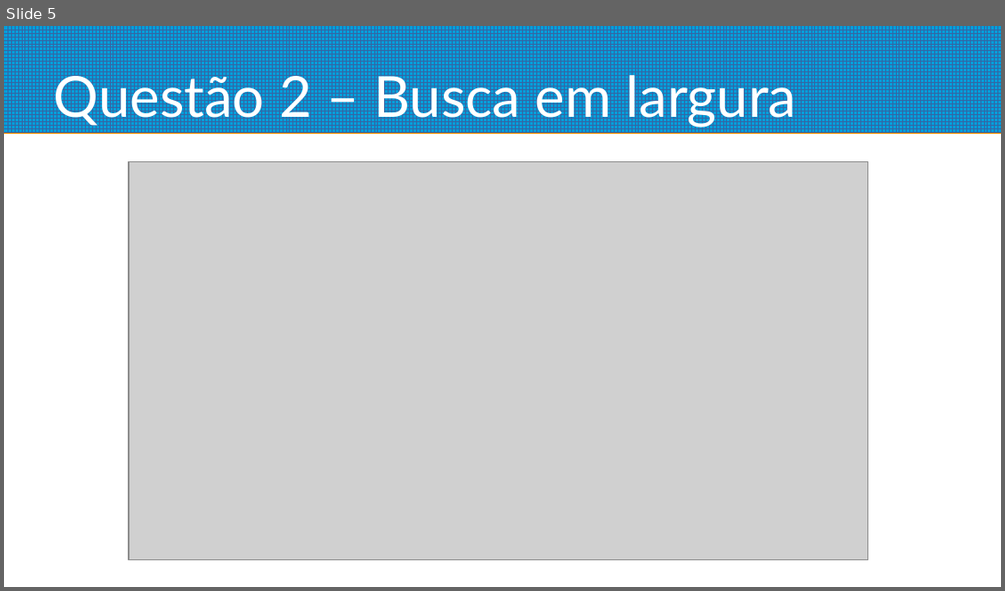
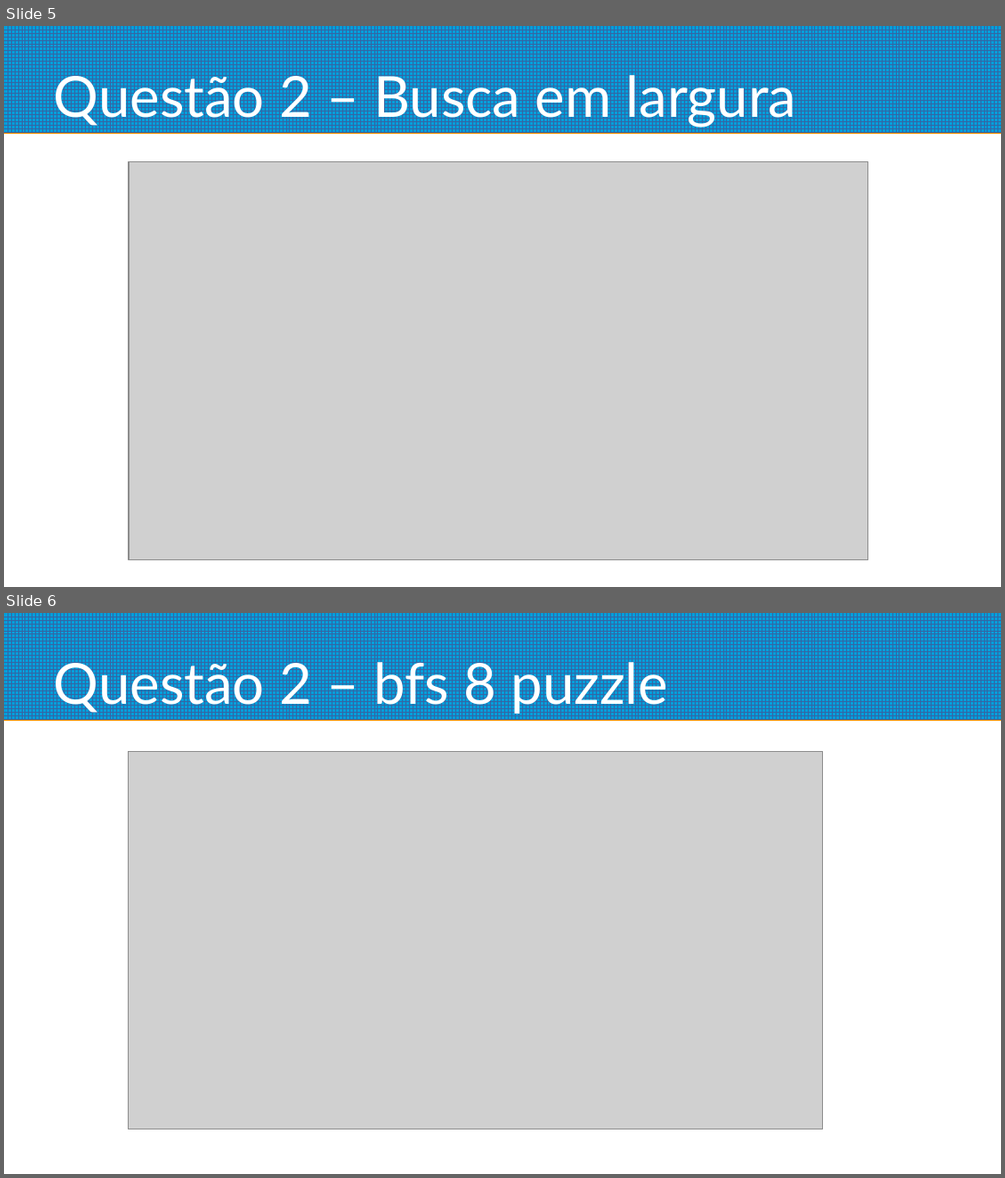
Before and after one commit to krugerleo/cs188, a slide deck: project1/apresentacao.odp. Shown one above the other, each under a label of ours: slide 5 before the commit, slides 5 and 6 after it. The pictures are 1005x591 and 1005x1178 pixels, drawn with LibreOffice and Linux fonts; fonts in the diff are those of the drawing; grey boxes stand for pictures. Boxes give left, top, right and bottom in pixels: in the first picture for what was removed or moved away, otherwise in the second. Text is boxed around its words. In the diff, an @@ line names an element or a change of style, - is before the commit and + after.

```diff
--- a/project1/apresentacao.odp
+++ b/project1/apresentacao.odp
@@ slide 6 added at [4,613,1001,1174], background #FFFFFF; not listed: 1 template element that a slide beside it also shows @@
@@ title added at [54,655,669,714], 45 pt, text #FFFFFF @@
+Questão 2 – bfs 8 puzzle
@@ picture added at [129,751,824,1129] @@
```
Also in this commit, not shown: 4 slides changed, 8 other slides added, 1 slide removed, 8 other files.
